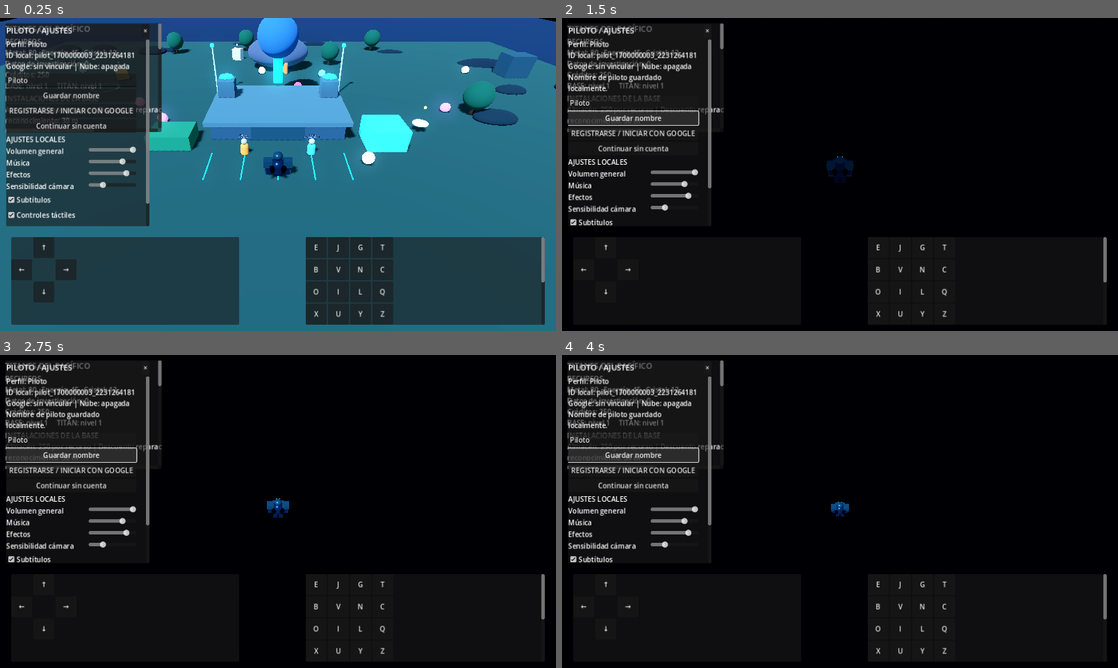
Above: before the commit, frames 1-4 (two rows, left to right).
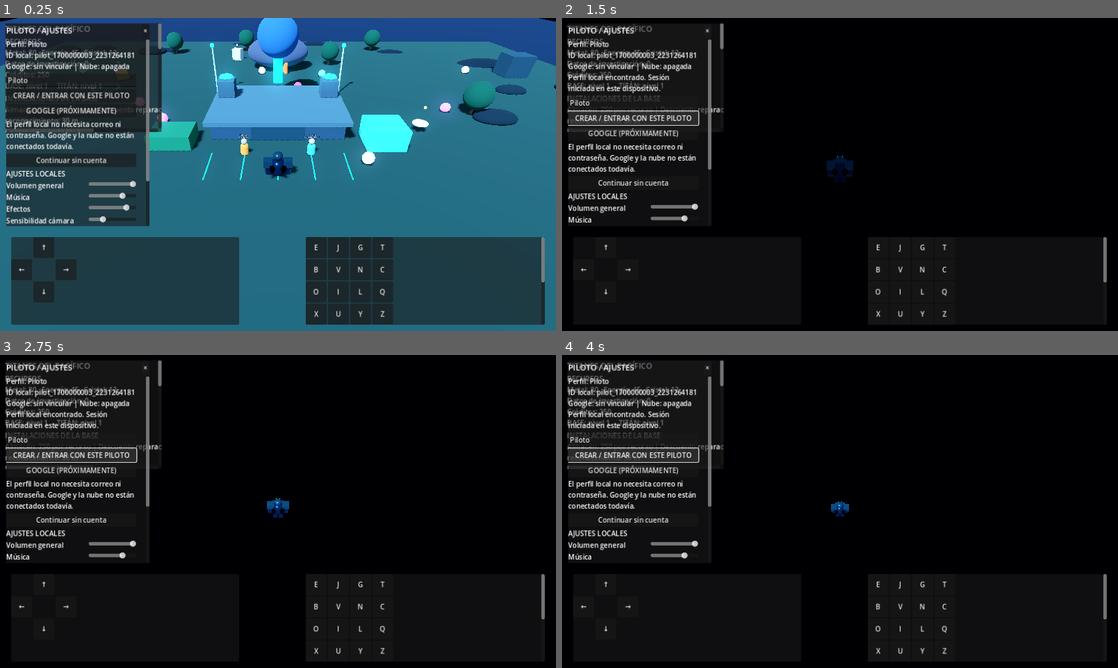
Above: after the commit, the same moments.

Repository: edwjacpinros2012-dev/Titanes-del-Pac-fico-
Game: Godot game, scene res://scenes/main.tscn
The game is run twice, just before and just after one commit, with the same random seed, the same clock (stepped at 60 frames per second) and the same inputs.
Inputs (mouse positions are in pixels of both pictures, inside the frame that each line leads up to):
- Up to frame 1 (0.25 s): no input
- Up to frame 2 (1.5 s): click (634, 96) at 0.5 s, where only the run before the commit has a clickable "Guardar nombre"; click (634, 118) at 1.25 s, where only the run before the commit has a clickable "Guardar nombre"
- Up to frame 3 (2.75 s): click (72, 455) at 2 s, where only the run after the commit has a clickable "CREAR / ENTRAR CON ESTE PILOTO"
- Up to frame 4 (4 s): click "REGISTRARSE / INICIAR CON GOO…" (after the commit: "GOOGLE (PRÓXIMAMENTE)") at 2.75 s; click (634, 467) at 3.5 s, where only the run before the commit has a clickable "Guardar nombre"

The runs differ from the first frame. In frame 1, 4.2% of the frame differs, in the area x 1-27%, y 23-66%; in frame 2, 3.0%; in frame 3, 3.0%; in frame 4, 3.0%.

Commit message:
Improve pilot registration UI and clearly label Google sign-in as unavailable

Diff:
--- a/scripts/accounts/account_ui.gd
+++ b/scripts/accounts/account_ui.gd
@@ -43,17 +43,22 @@
 	status_label.text = _profile_summary()
 	column.add_child(status_label)
 	name_input = LineEdit.new()
-	name_input.placeholder_text = "Nombre de piloto (1–24)"
+	name_input.placeholder_text = "Nombre de piloto (3–20)"
+	name_input.max_length = AccountManager.MAX_DISPLAY_NAME_LENGTH
 	name_input.text = str(AccountManager.profile.get("display_name", "Piloto"))
 	column.add_child(name_input)
 	var save_name := Button.new()
-	save_name.text = "Guardar nombre"
-	save_name.pressed.connect(func(): AccountManager.set_display_name(name_input.text))
+	save_name.text = "CREAR / ENTRAR CON ESTE PILOTO"
+	save_name.pressed.connect(func(): AccountManager.create_local_profile(name_input.text))
 	column.add_child(save_name)
 	var google := Button.new()
-	google.text = "REGISTRARSE / INICIAR CON GOOGLE"
+	google.text = "GOOGLE (PRÓXIMAMENTE)"
 	google.pressed.connect(AccountManager.begin_google_sign_in)
 	column.add_child(google)
+	var privacy_note := Label.new()
+	privacy_note.text = "El perfil local no necesita correo ni contraseña. Google y la nube no están conectados todavía."
+	privacy_note.autowrap_mode = TextServer.AUTOWRAP_WORD_SMART
+	column.add_child(privacy_note)
 	var offline := Button.new()
 	offline.text = "Continuar sin cuenta"
 	offline.pressed.connect(AccountManager.begin_offline_session)
